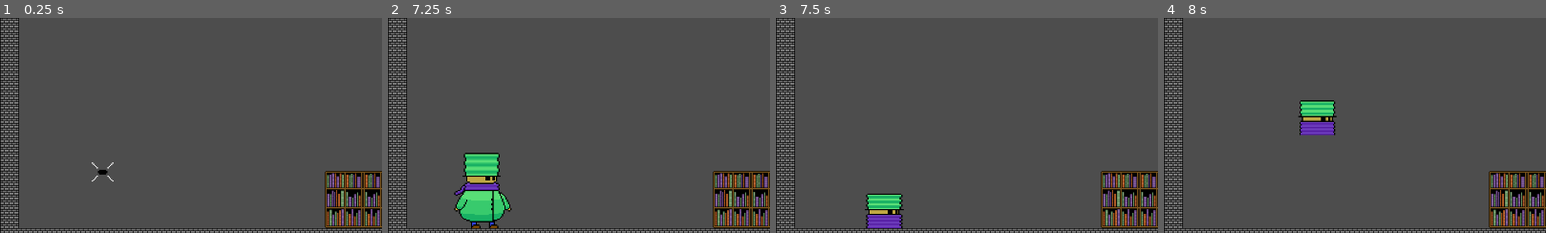
Above: before the commit, frames 1-4 (left to right).
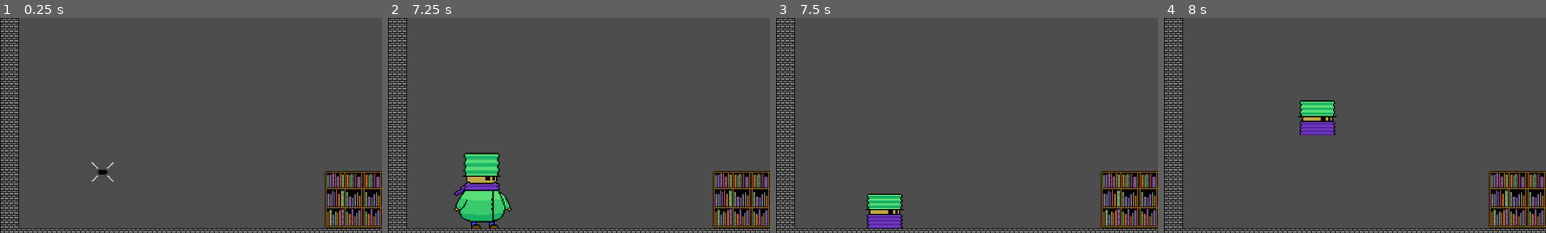
Above: after the commit, the same moments.

Repository: thanikTheDev/shrinking-nightmare
Game: Godot game, scene res://Scenes/Level1.tscn
The game is run twice, just before and just after one commit, with the same random seed, the same clock (stepped at 60 frames per second) and the same inputs.
Inputs:
- Up to frame 1 (0.25 s): no input
- Up to frame 2 (7.25 s): hold S (crouch) 0.53-1.28 s; hold D (right) 0.53-2.03 s; tap Space (jump) at 0.77, 1.52, 3.02, 3.77, 4.52, 6.02, 6.77 s; tap S (crouch) every 1.5 s from 1.35 to 5.85 s; hold A (left) 2.03-2.78 s; hold S (crouch) 2.03-2.78 s; hold D (right) 2.78-4.28 s; hold S (crouch) 3.53-4.28 s; hold A (left) 4.28-5.03 s; hold D (right) 5.03-5.78 s; hold S (crouch) 5.03-5.78 s; hold A (left) from 5.78 s (still down); hold S (crouch) from 6.53 s (still down)
- Up to frame 3 (7.5 s): release A (left) at 7.28 s; release S (crouch) at 7.28 s; hold D (right) from 7.28 s (still down); tap S (crouch) at 7.35 s
- Up to frame 4 (8 s): keep holding D (right); tap Space (jump) at 7.52 s
The pictures show only the part of the screen within x 0-50%, y 50-100%; the shares and areas given below are measured in that part.

Frames 1-2 are identical in both runs. In frame 3, 0.1% of the frame differs, in the area x 23-33%, y 82-98%; in frame 4, nothing differs.

Commit message:
Fix Sprite Issue related to screen size

Diff:
--- a/project.godot
+++ b/project.godot
@@ -23,6 +23,7 @@
 
 window/size/viewport_width=1280
 window/size/viewport_height=720
+window/stretch/mode="viewport"
 
 [input]
 
@@ -57,3 +58,4 @@
 textures/canvas_textures/default_texture_filter=0
 renderer/rendering_method="gl_compatibility"
 renderer/rendering_method.mobile="gl_compatibility"
+2d/snap/snap_2d_transforms_to_pixel=true
